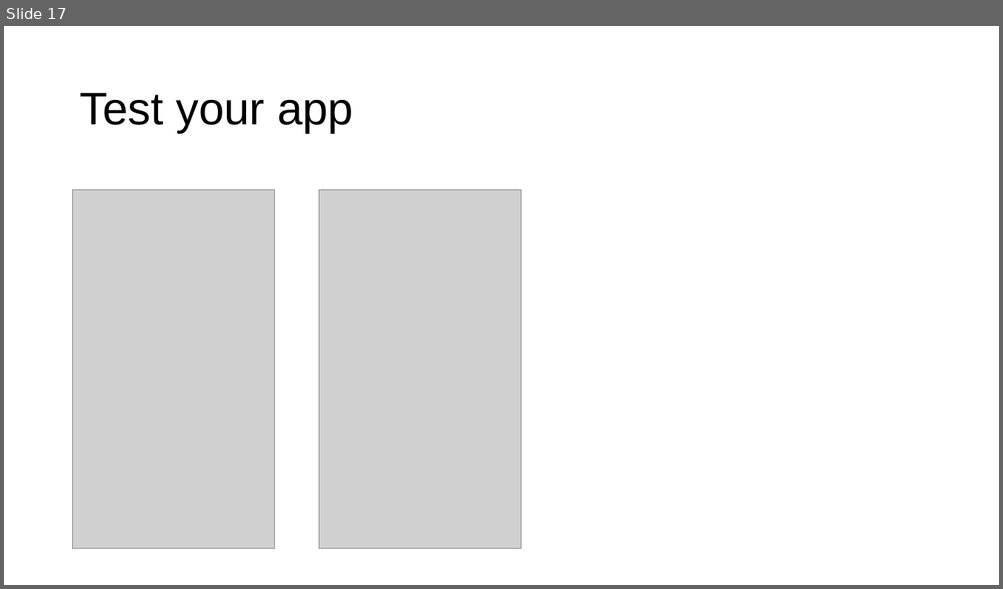
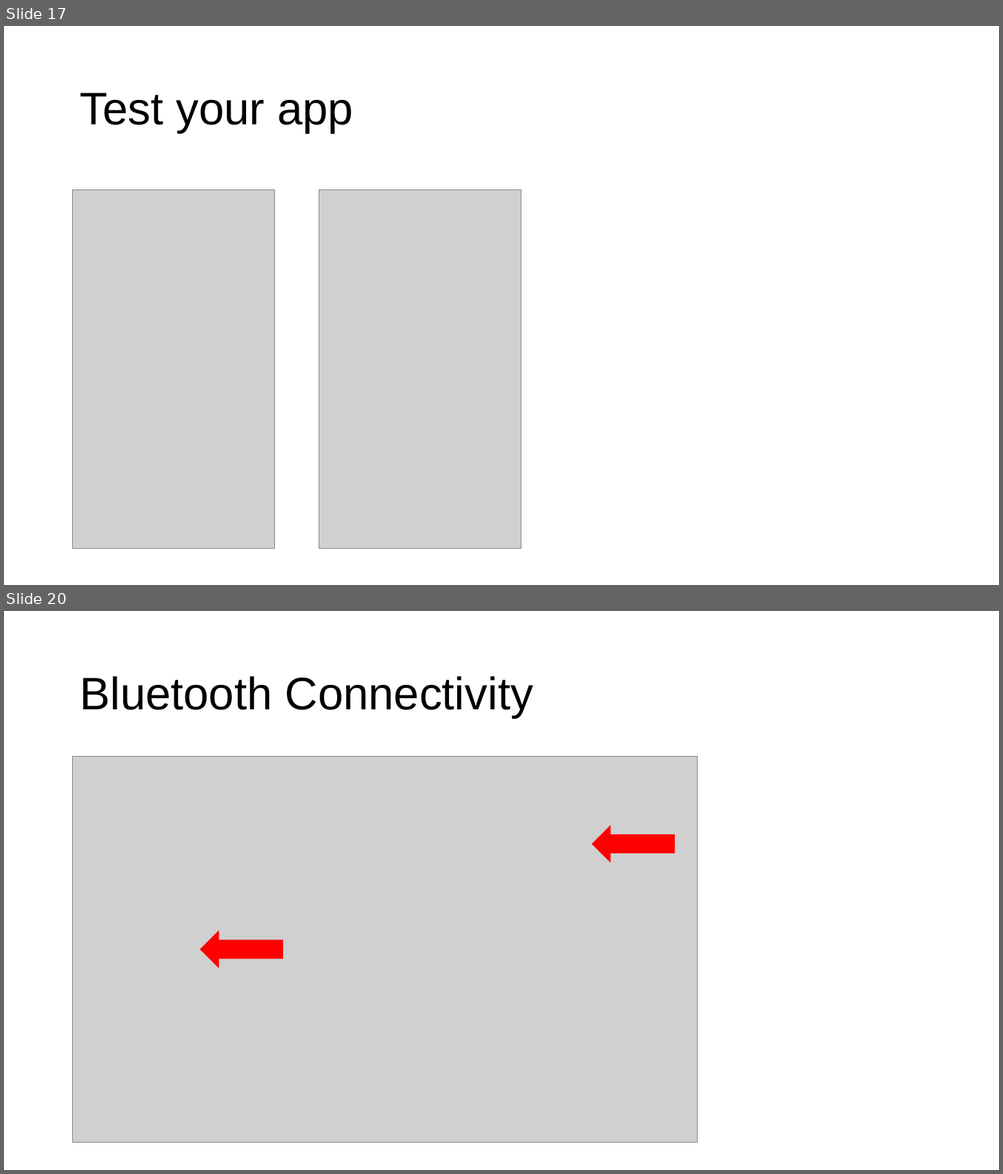
Before and after one commit to ivanling92/ivanlingxyz, a slide deck: Robotics/bbSlides.pptx. Shown one above the other, each under a label of ours: slide 17 before the commit, slides 17 and 20 after it; the slides between them are not shown. The pictures are 1003x589 and 1003x1174 pixels, drawn with LibreOffice and Linux fonts; fonts in the diff are those of the drawing; grey boxes stand for pictures; background and template pictures are left out. Boxes give left, top, right and bottom in pixels: in the first picture for what was removed or moved away, otherwise in the second. Text is boxed around its words. In the diff, an @@ line names an element or a change of style, - is before the commit and + after.

```diff
--- a/Robotics/bbSlides.pptx
+++ b/Robotics/bbSlides.pptx
@@ slide 20 added at (x1=4, y1=611, x2=999, y2=1170), background picture (left out) @@
@@ title added at (x1=79, y1=676, x2=533, y2=718), 44 pt, text #000000 @@
+Bluetooth Connectivity
@@ picture added at (x1=73, y1=757, x2=698, y2=1142) @@
@@ down arrow added at (x1=592, y1=825, x2=674, y2=863), fill #FF0000 @@
@@ down arrow added at (x1=200, y1=931, x2=283, y2=968), fill #FF0000 @@
```
Also in this commit, not shown: 4 other slides added, 2 slides removed, 1 other file.
